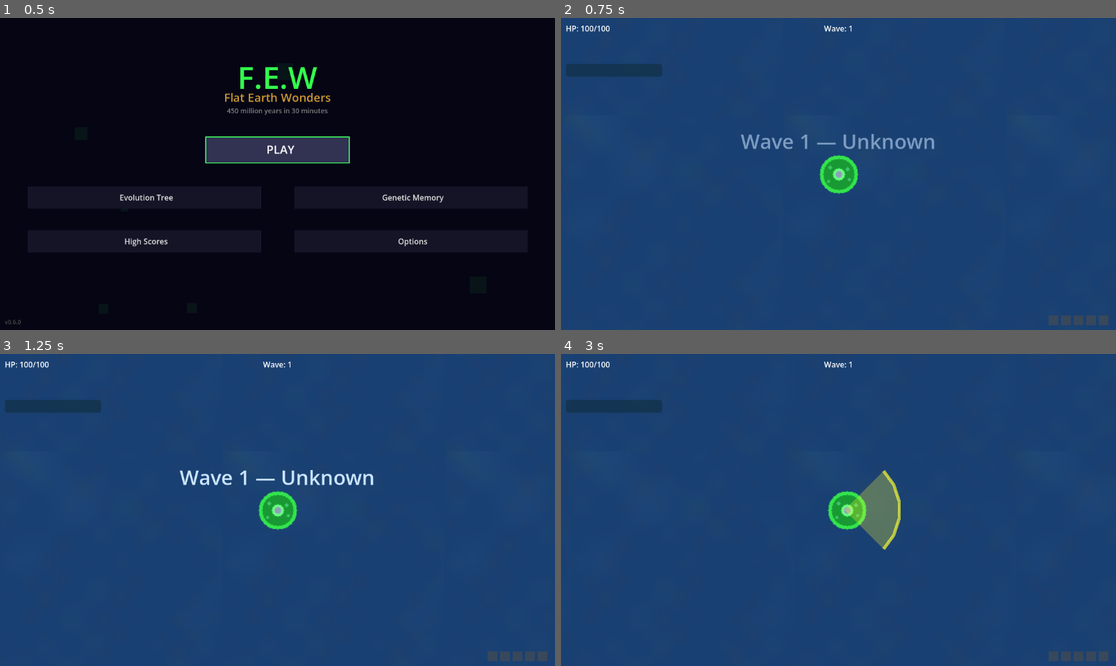
Above: before the commit, frames 1-4 (two rows, left to right).
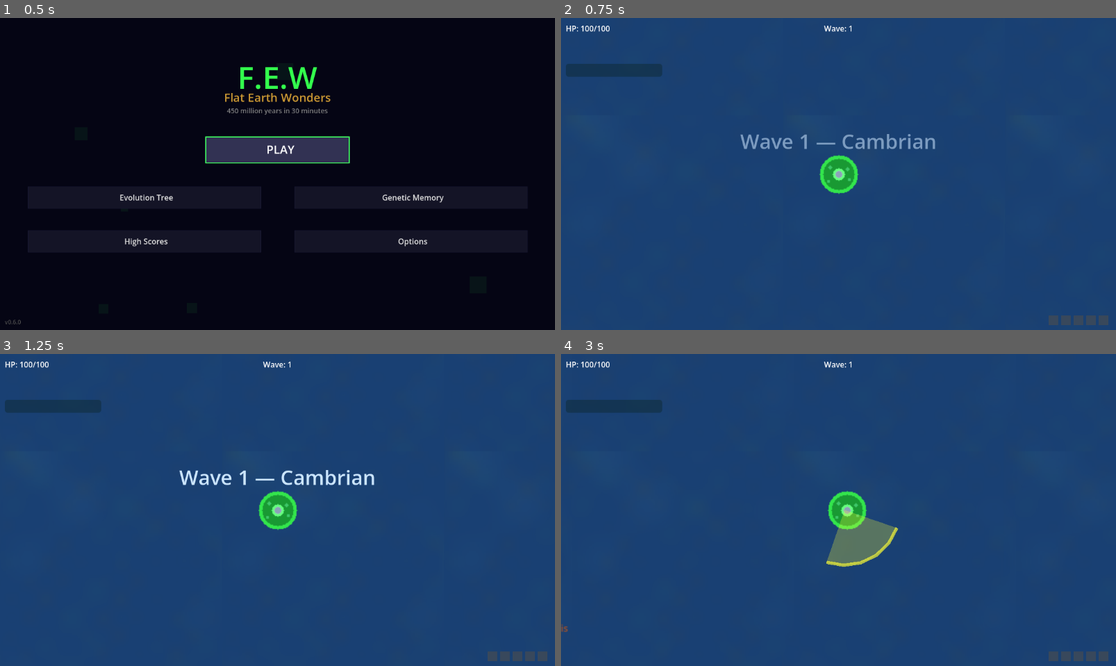
Above: after the commit, the same moments.

Repository: Yaikuza/battle_cell
Game: Godot game, scene res://Scenes/Menu.tscn
The game is run twice, just before and just after one commit, with the same random seed, the same clock (stepped at 60 frames per second) and the same inputs.
Inputs (mouse positions are in pixels of both pictures, inside the frame that each line leads up to):
- Up to frame 1 (0.5 s): no input
- Up to frame 2 (0.75 s): click "PLAY" at 0.5 s
- Up to frame 3 (1.25 s): no input
- Up to frame 4 (3 s): tap Enter (ui_accept) at 1.25, 1.52 s; move the mouse to (960, 494) at 1.27 s; hold D (move_right) 1.28-2 s; hold Space (dodge) 1.28-2 s; click (960, 494) at 1.42 s; drag from (727, 525) to (855, 510) at 2.02 s; move the mouse to (894, 441) at 2.77 s; hold D (move_right) from 2.78 s (still down); tap R at 2.85 s

Frame 1 is identical in both runs. In frame 2, 0.5% of the frame differs, in the area x 32-68%, y 37-43%; in frame 3, 0.6%; in frame 4, 2.1%, in the area x 0-62%, y 37-90%.
Error before the commit: Parse Error: Function "_show_announcement()" not found in base self. (res://managers/ExtinctionManager.gd:33)

Commit message:
Fix: game_database.tres removed stale m032/m033 refs; ExtinctionManager.gd added _show_announcement

Diff:
--- a/godot/data/game_database.tres
+++ b/godot/data/game_database.tres
@@ -651,4 +651,4 @@
 enemies = [SubResource("Resource_ns4mu"), SubResource("Resource_mtnr7"), SubResource("Resource_y6o84"), SubResource("Re …(263 unchanged characters)…
 upgrades = [SubResource("Resource_w02ha"), SubResource("Resource_wstmq"), SubResource("Resource_73hi8"), SubResource("R …(233 unchanged characters)…
 eras = [SubResource("Resource_br8rk"), SubResource("Resource_t3hgm"), SubResource("Resource_ins62"), SubResource("Resource_mg05e")]
-mutations = [SubResource("Resource_m001"), SubResource("Reso …(298 unchanged characters)… source_m030"), SubResource("Resource_m032"), SubResource("Resource_m033"), SubResource("Resource_m035"), SubResource("Resource_m036"), SubResource("Resource_m050")]
+mutations = [SubResource("Resource_m001"), SubResource("Reso …(298 unchanged characters)… source_m030"), SubResource("Resource_m035"), SubResource("Resource_m036"), SubResource("Resource_m050")]
--- a/godot/managers/ExtinctionManager.gd
+++ b/godot/managers/ExtinctionManager.gd
@@ -23,6 +23,23 @@
 		EventBus.extinction_started.disconnect(_on_extinction_started)
 	if EventBus.game_over.is_connected(_cleanup):
 		EventBus.game_over.disconnect(_cleanup)
+
+func _show_announcement() -> void:
+	var vp = get_viewport().get_visible_rect().size
+	var label = Label.new()
+	label.text = "☠ EXTINCTION EVENT ☠"
+	label.horizontal_alignment = HORIZONTAL_ALIGNMENT_CENTER
+	label.position = Vector2(0, vp.y * 0.28)
+	label.size = Vector2(vp.x, 40)
+	label.add_theme_font_size_override("font_size", 32)
+	label.add_theme_color_override("font_color", Color(1, 0.2, 0))
+	label.modulate.a = 0.0
+	get_tree().current_scene.add_child(label)
+	var tw = create_tween()
+	tw.tween_property(label, "modulate:a", 1.0, 0.3)
+	tw.tween_interval(1.5)
+	tw.tween_property(label, "modulate:a", 0.0, 0.5)
+	tw.tween_callback(label.queue_free)
 
 func _on_extinction_started(event_type: int) -> void:
 	_active = true
--- a/godot/managers/WaveManager.gd
+++ b/godot/managers/WaveManager.gd
@@ -51,10 +51,12 @@
 
 func _spawn_enemy() -> void:
 	if GameManager.game_over or not _spawning_active:
+		print("[Spawn] blocked: game_over=%s _spawning_active=%s" % [GameManager.game_over, _spawning_active])
 		return
 
 	var max_enemies = base_enemies + GameManager.wave * enemies_per_wave
 	if _enemy_container.get_child_count() >= max_enemies:
+		print("[Spawn] at cap: %d >= %d" % [_enemy_container.get_child_count(), max_enemies])
 		return
 
 	var wave = GameManager.wave
@@ -131,6 +133,7 @@
 func _spawn_regular() -> void:
 	var ids = _get_era_enemy_ids()
 	if ids.is_empty():
+		print("[Spawn] enemy_ids empty for era %d" % EraManager.era_index)
 		return
 
 	var enemy_id = ids[randi() % ids.size()]
@@ -229,6 +232,7 @@
 func _on_announcement_done() -> void:
 	_spawning_active = true
 	var w = GameManager.wave
+	print("[Wave] _on_announcement_done wave=%d spawning_active=%s" % [w, _spawning_active])
 	var mod10 = w % 10
 	var is_boss = w > 0 and (mod10 == 0 or mod10 == 3 or mod10 == 6)
 	if is_boss:
